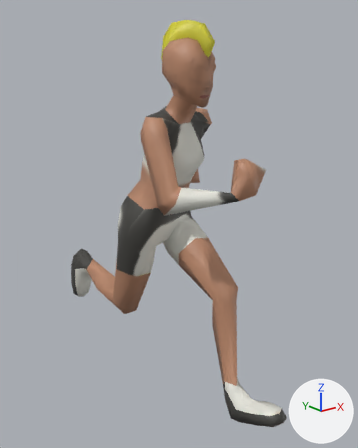
One commit to the FBX model female_warrior_2.fbx: the scene before it, then after it.
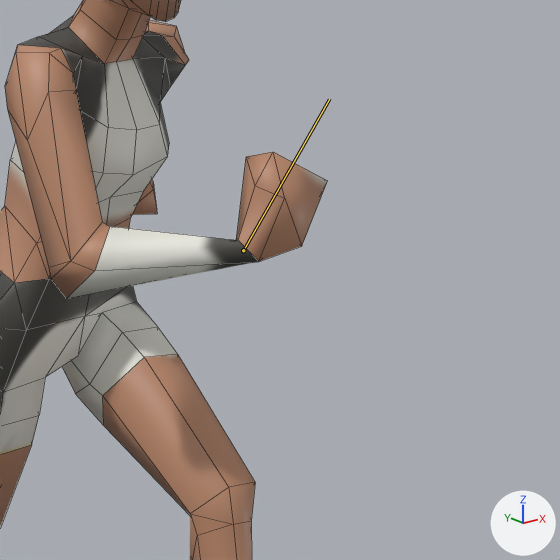
There are two pictures of each version: one whole from a 50 mm lens placed at (-1.53, -1.98, 1.87), pointed at (0.04, -0.03, 1.09), one close up on the part from 39% to 100% of the width and 22% to 71% of the height. The lights are fixed; the arrows at lower right show +X, +Y and +Z. Both versions are drawn at frame 13 of the action 'Armature|Run'; the numbers are the values there. The bones that change are drawn over the model as lines in the close-ups. The close-ups show mesh edges as thin lines.

Objects in the first close-up: 'Hunter'.
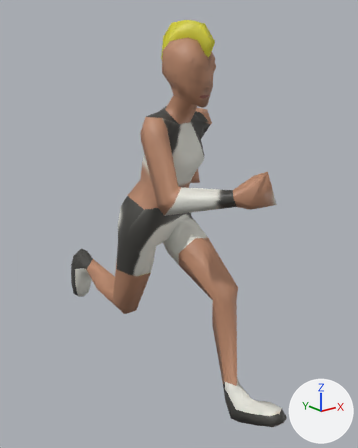
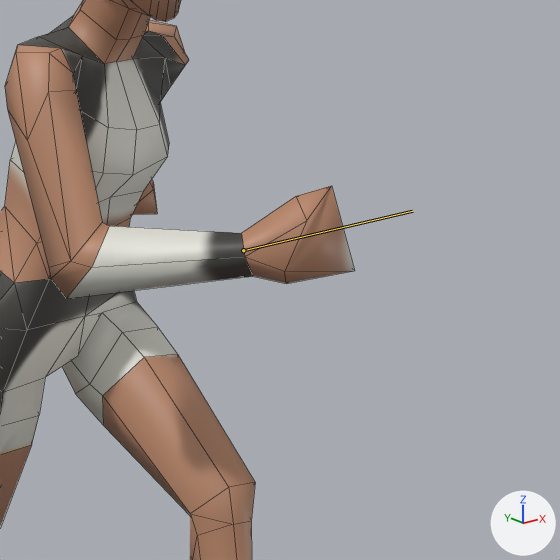
Edits to the scene script, one JSON object a line:
```json
{"block": "bone_hand_r", "where": "bone_hand_r = bpy.data.objects['Armature'].pose.bones['Hand.R']  # child of 'Forarm.R'"}
{"op": "set", "path": "bone_hand_r.rotation_quaternion", "old": "(0.84, 0.489, 0.198, 0.127)", "new": "(0.992, 0.115, -0.046, 0.015)", "note": "degrees (63, 12, 25) -> degrees (13, -5, 1)"}
```

Where the change shows, as pixel boxes (x1, y1, x2, y2) in the close-ups (560 x 560 px):
```json
{"object": "Hunter", "change": "posed", "before": [0, 0, 328, 560], "after": [0, 0, 354, 560]}
{"bone": "Hand.R", "before": "(243, 250) to (329, 99)", "after": "(243, 250) to (412, 211)"}
```
